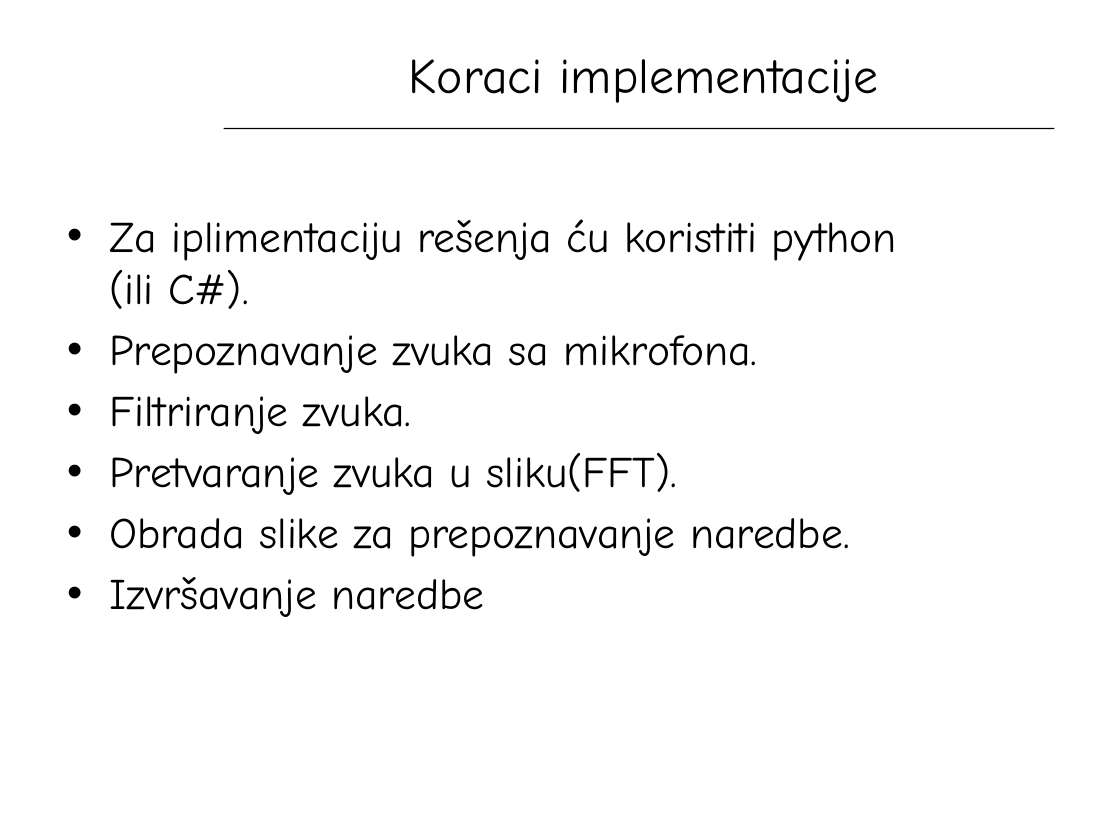
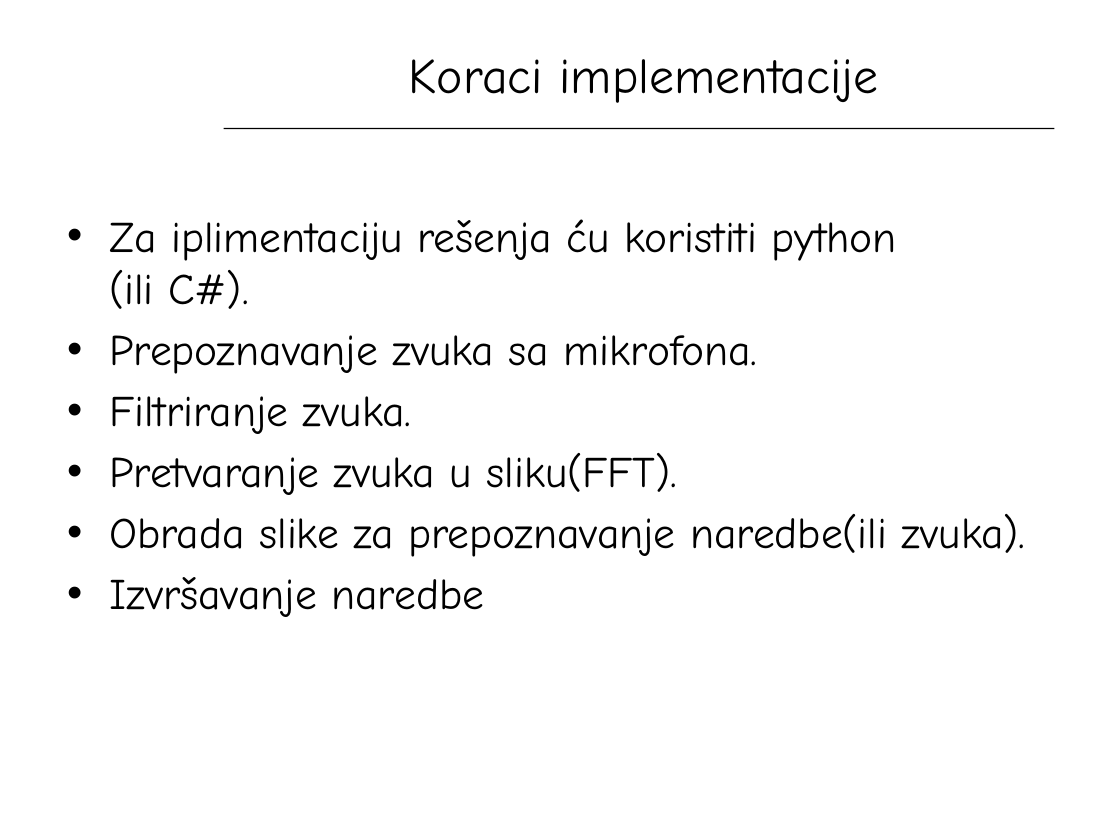
Before and after one commit to vonum/SoundRecognition, a slide deck: slide 4 of RA11-2012.pptx. Drawn at 1120x840 pixels with LibreOffice and Linux fonts; fonts in the diff are those of the drawing; background and template pictures are left out. Boxes give left, top, right and bottom in pixels: in the first picture for what was removed or moved away, otherwise in the second. Text is boxed around its words. In the diff, an @@ line names an element or a change of style, - is before the commit and + after.

```diff
--- a/RA11-2012.pptx
+++ b/RA11-2012.pptx
@@ text at (x1=109, y1=514, x2=1026, y2=557): text changed @@
-• Obrada slike za prepoznavanje naredbe.
+• Obrada slike za prepoznavanje naredbe(ili zvuka).
```
Also in this commit, not shown: 3 other slides changed.
